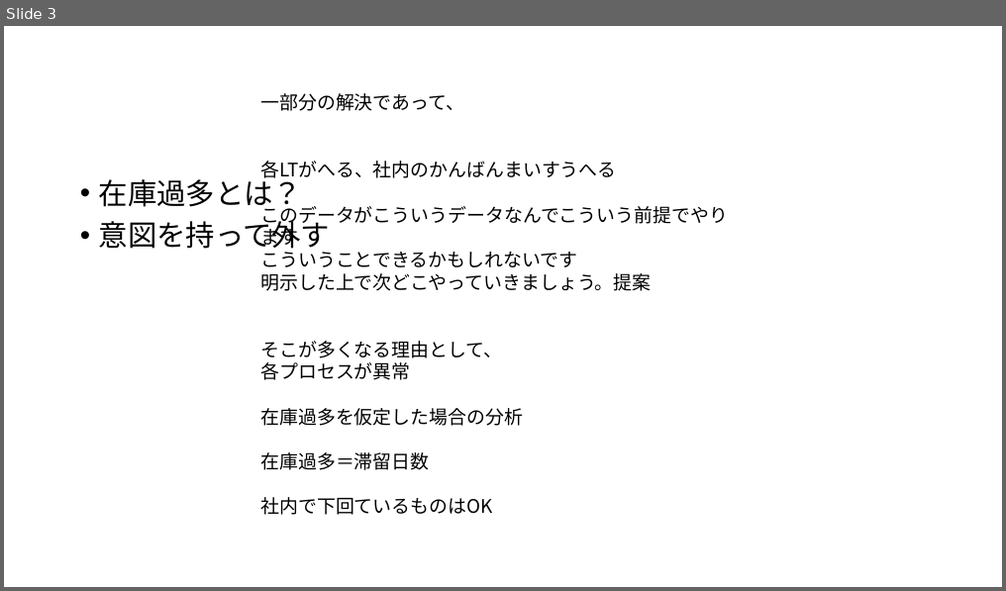
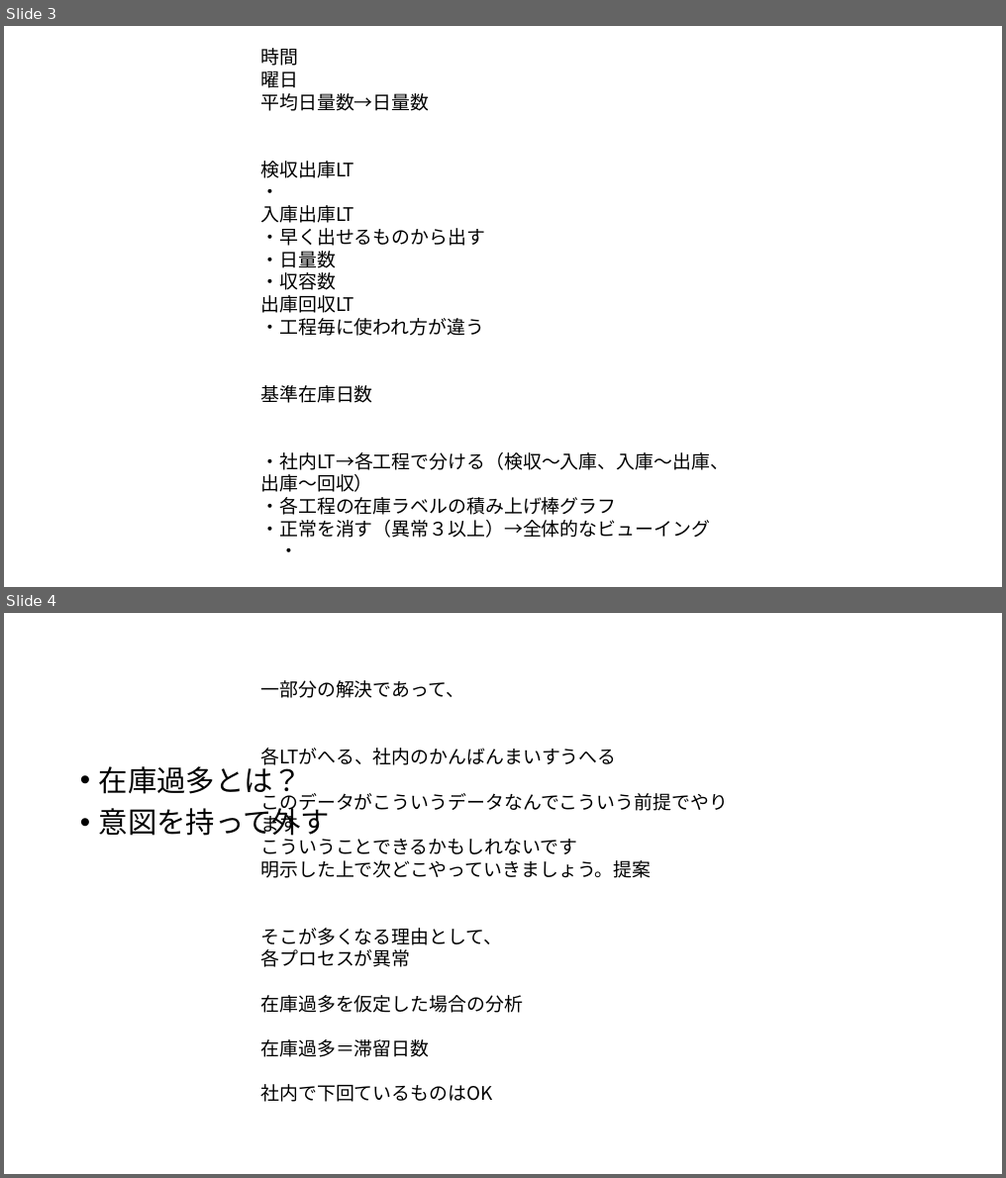
Before and after one commit to chachaokayu/sample, a slide deck: hanamoto/test２.pptx. Shown one above the other, each under a label of ours: slide 3 before the commit, slides 3 and 4 after it. The pictures are 1006x591 and 1006x1178 pixels, drawn with LibreOffice and Linux fonts; fonts in the diff are those of the drawing. Boxes give left, top, right and bottom in pixels: in the first picture for what was removed or moved away, otherwise in the second. Text is boxed around its words. In the diff, an @@ line names an element or a change of style, - is before the commit and + after.

```diff
--- a/hanamoto/test２.pptx
+++ b/hanamoto/test２.pptx
@@ slide 3 added at (x1=4, y1=26, x2=1002, y2=587), background #FFFFFF @@
@@ text added at (x1=260, y1=48, x2=729, y2=553), 18 pt, text #000000 @@
+時間
+曜日
+平均日量数→日量数
+検収出庫LT
+・
+入庫出庫LT
+・早く出せるものから出す
+・日量数
+・収容数
+出庫回収LT
+・工程毎に使われ方が違う
+基準在庫日数
+・社内LT→各工程で分ける（検収～入庫、入庫～出庫、出庫～回収）
+・各工程の在庫ラベルの積み上げ棒グラフ
+・正常を消す（異常３以上）→全体的なビューイング
+・
@@ what was slide 3 is now slide 4 @@
```
